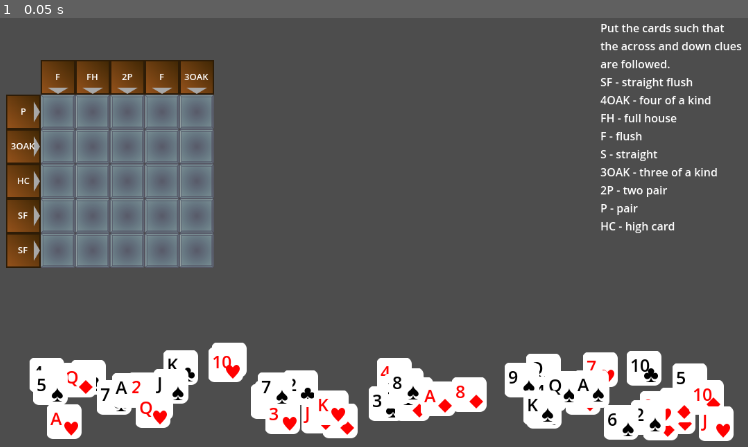
Above: before the commit, frame 1.
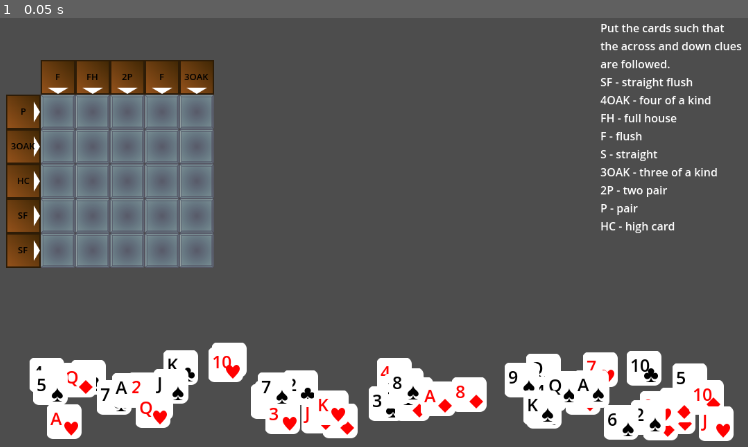
Above: after the commit, the same moment.

Repository: emtu5/poker-sudoku
Game: Godot game, scene res://level.tscn
Same seed, same stepped clock (60 frames per second), same inputs: the game is played once before the commit and once after it.
Inputs:
- Up to frame 1 (0.05 s): no input

The runs differ from the first frame. In frame 1, 0.4% of the frame differs, in the area x 1-28%, y 13-57%.

Commit message:
arrow color change

Diff:
--- a/clue_tile.tscn
+++ b/clue_tile.tscn
@@ -18,6 +18,7 @@
 offset_top = -12.0
 offset_right = 36.0
 offset_bottom = 11.0
+theme_override_colors/font_color = Color(0, 0, 0, 1)
 theme_override_font_sizes/font_size = 13
 text = "4OAK"
 horizontal_alignment = 1
--- a/scripts/clue_tile.gd
+++ b/scripts/clue_tile.gd
@@ -41,8 +41,8 @@
 		arrow_node = $Arrow
 		match solved:
 			"incomplete":
-				arrow_node.modulate = Color(0.66, 0.66, 0.66, 1)
+				arrow_node.modulate = Color(1, 1, 1, 1)
 			"correct":
-				arrow_node.modulate = Color(0, 1, 0, 1)
+				arrow_node.modulate = Color(0, 0.5, 1, 1)
 			"wrong":
 				arrow_node.modulate = Color(1, 0, 0, 1)
